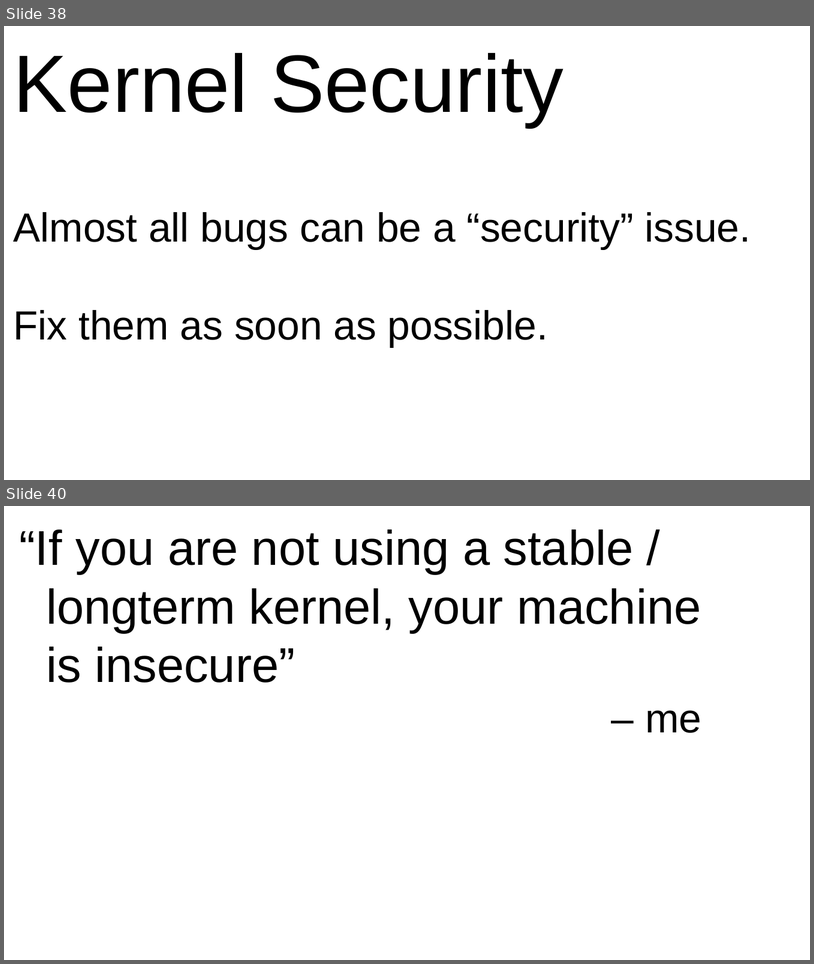
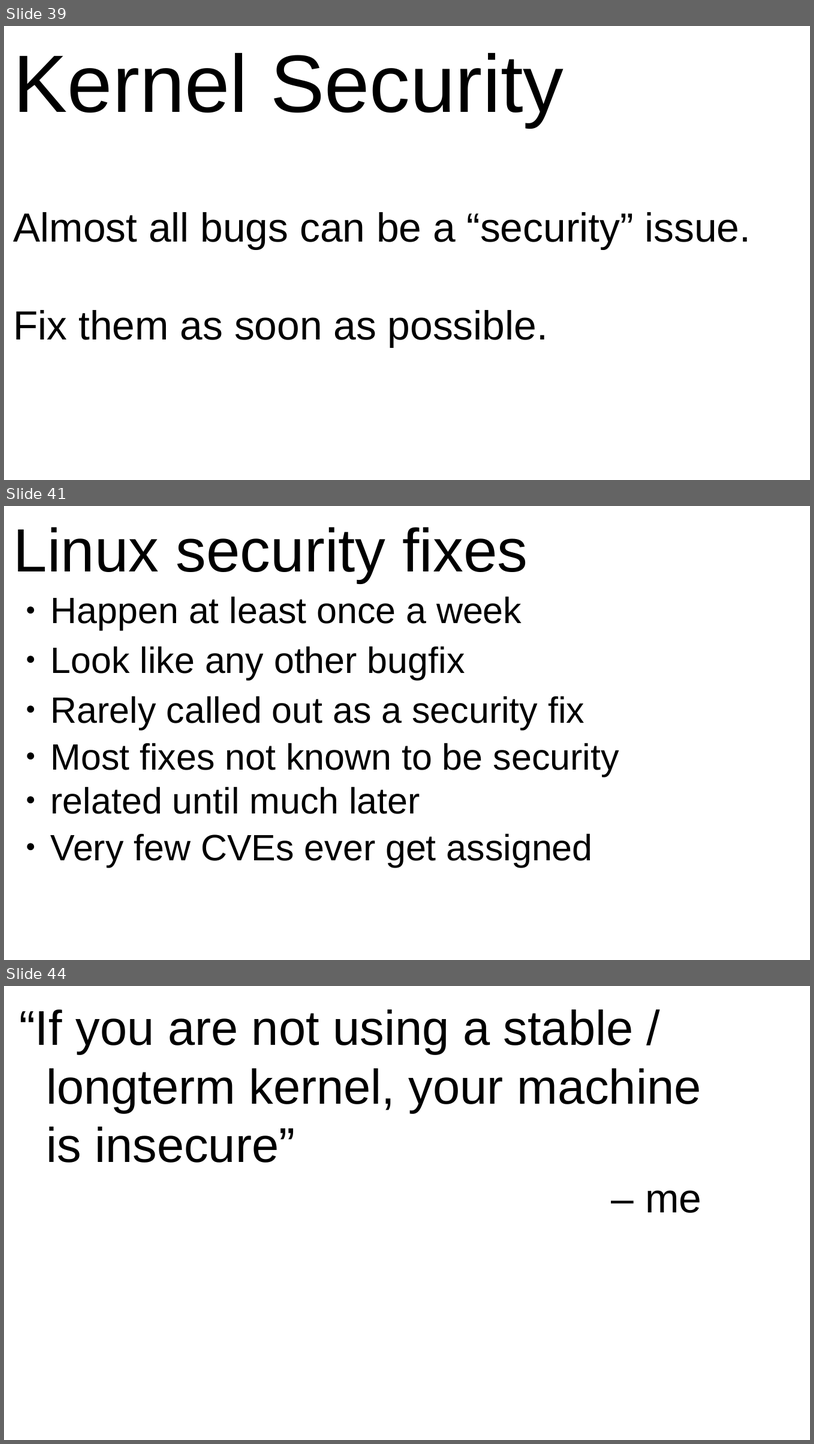
Before and after one commit to gregkh/kernel-development, a slide deck: kernel-development-wide.odp. Shown one above the other, each under a label of ours: slides 38 and 40 before the commit, slides 39, 41 and 44 after it; the slides between them are not shown. The pictures are 814x964 and 814x1444 pixels, drawn with LibreOffice and Linux fonts; fonts in the diff are those of the drawing. Boxes give left, top, right and bottom in pixels: in the first picture for what was removed or moved away, otherwise in the second. Text is boxed around its words. In the diff, an @@ line names an element or a change of style, - is before the commit and + after.

```diff
--- a/kernel-development-wide.odp
+++ b/kernel-development-wide.odp
@@ slide 41 added at [4,506,810,960], background #FFFFFF @@
@@ text added at [14,527,528,583], 60 pt, text #000000 @@
+Linux security fixes
@@ text added at [51,596,620,867], 36 pt, text #000000 @@
+● Happen at least once a week
+● Look like any other bugfix
+● Rarely called out as a security fix
+● Most fixes not known to be security
+● related until much later
+● Very few CVEs ever get assigned
@@ what was slide 38 is now slide 39 @@
@@ what was slide 40 is now slide 44 @@
```
Also in this commit, not shown: 22 slides changed, 4 other slides added, 1 slide removed, 1 other file.
